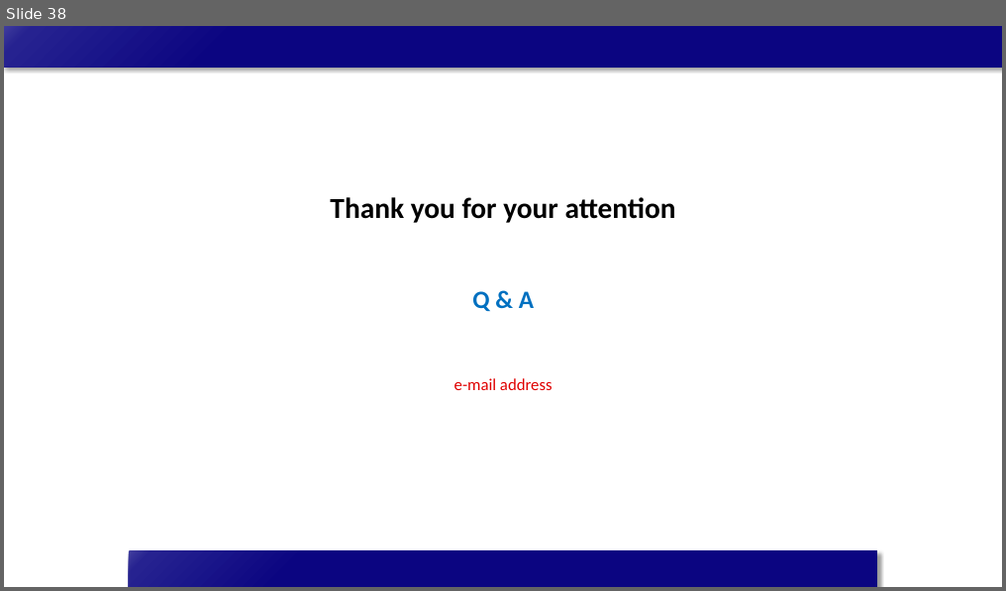
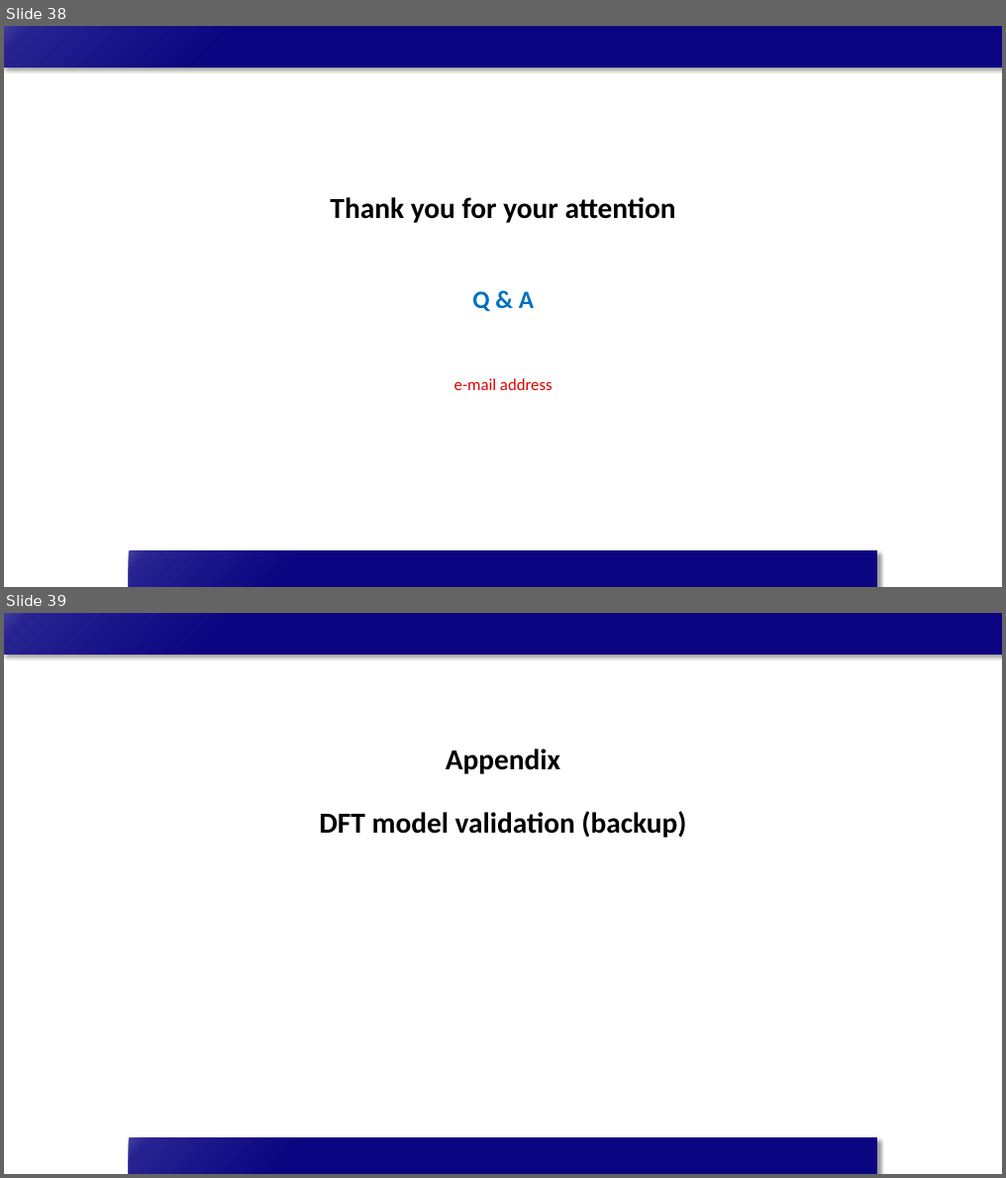
Before and after one commit to limsj0204/letter, a slide deck: 학위논문_디펜스_발표자료.pptx. Shown one above the other, each under a label of ours: slide 38 before the commit, slides 38 and 39 after it. The pictures are 1006x591 and 1006x1178 pixels, drawn with LibreOffice and Linux fonts; fonts in the diff are those of the drawing. Boxes give left, top, right and bottom in pixels: in the first picture for what was removed or moved away, otherwise in the second. Text is boxed around its words. In the diff, an @@ line names an element or a change of style, - is before the commit and + after.

```diff
--- a/학위논문_디펜스_발표자료.pptx
+++ b/학위논문_디펜스_발표자료.pptx
@@ slide 39 added at <box>4,613,1002,1174</box>, background #FFFFFF; not listed: 1 template element that a slide beside it also shows @@
@@ subtitle added at <box>319,749,686,838</box>, 28 pt, text #000000, bold @@
+Appendix
+DFT model validation (backup)
@@ rectangle added at <box>129,1139,877,1174</box>, fill gradient #0B0581 to #262290 to #413E9E to #7677BB to #E0E5F7 @@
```
Also in this commit, not shown: 3 other slides added.
